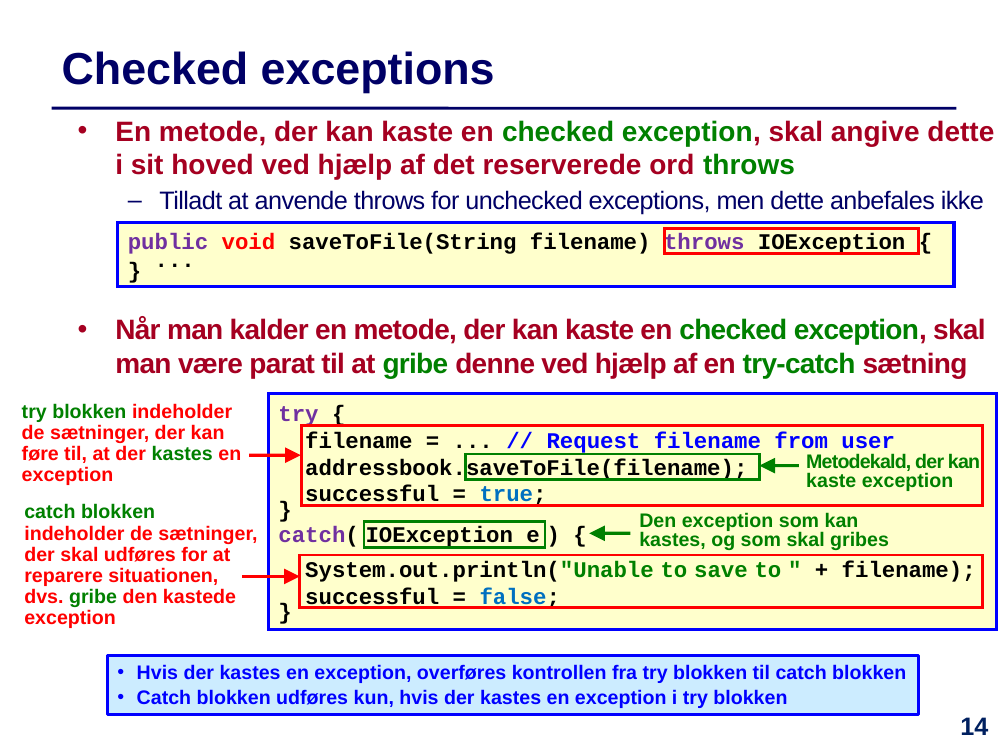
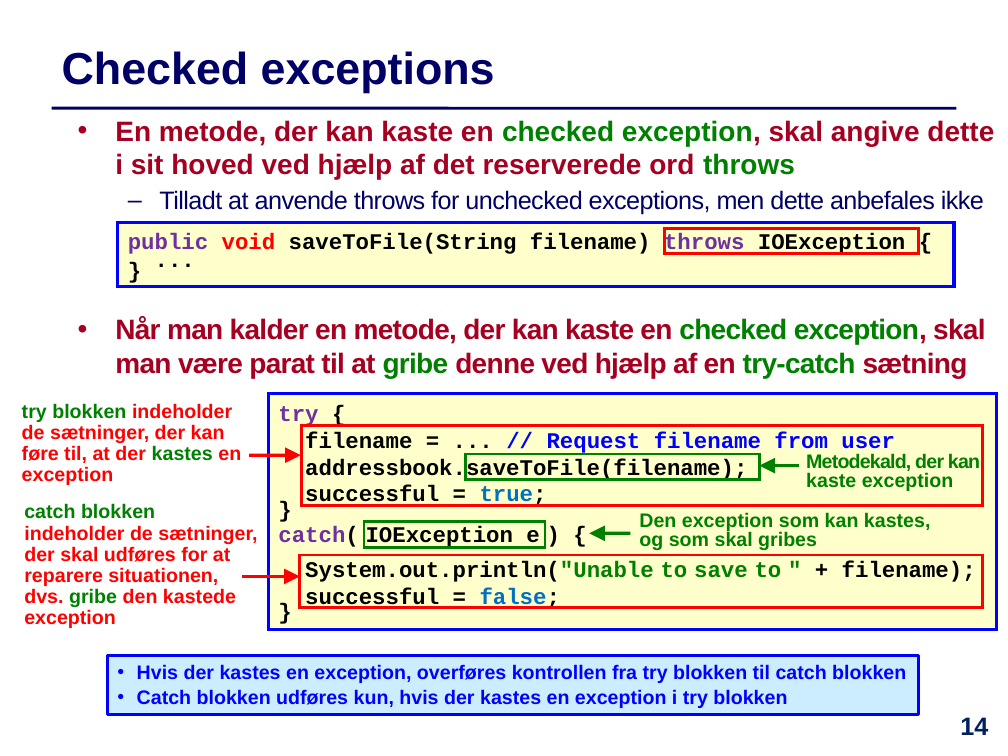
Before and after one commit to IntProgAU/Materiale, a slide deck: slide 14 of web/e24/uge_14/Slides-Uge14.pptx. Drawn at 1008x756 pixels with LibreOffice and Linux fonts; fonts in the diff are those of the drawing. Boxes give left, top, right and bottom in pixels: in the first picture for what was removed or moved away, otherwise in the second. Text is boxed around its words. In the diff, an @@ line names an element or a change of style, - is before the commit and + after.

```diff
--- a/web/e24/uge_14/Slides-Uge14.pptx
+++ b/web/e24/uge_14/Slides-Uge14.pptx
@@ text "Den exception som kan kastes, ..." rewrapped from box(639, 512, 889, 550) to box(639, 512, 931, 550) @@
```
Also in this commit, not shown: 5 other slides changed, 1 other file.
